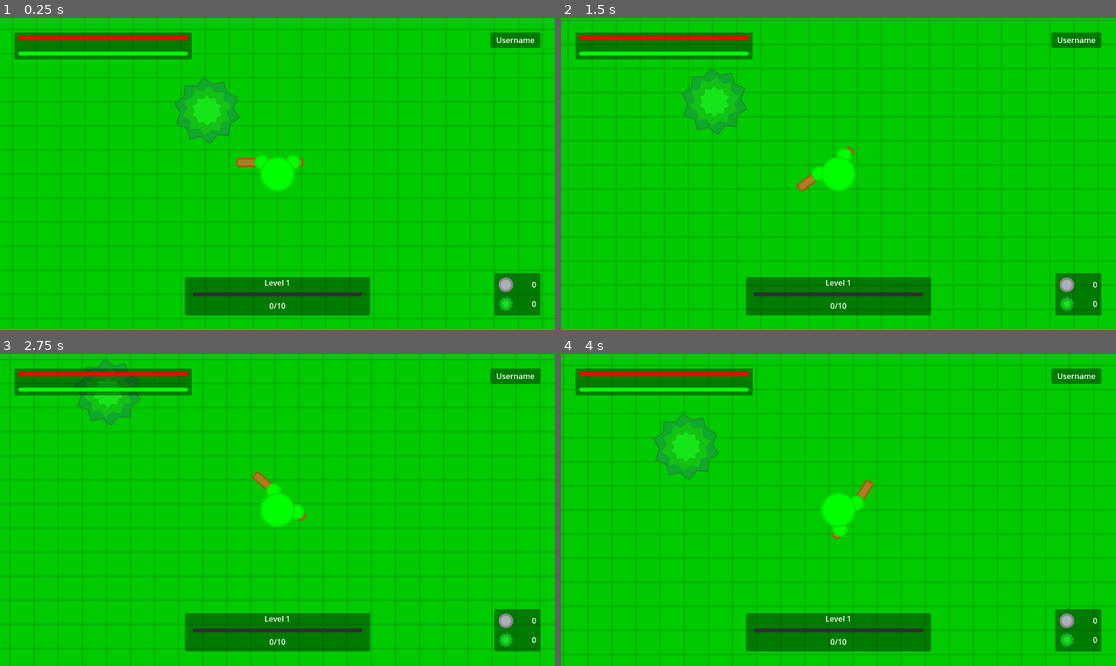
Above: before the commit, frames 1-4 (two rows, left to right).
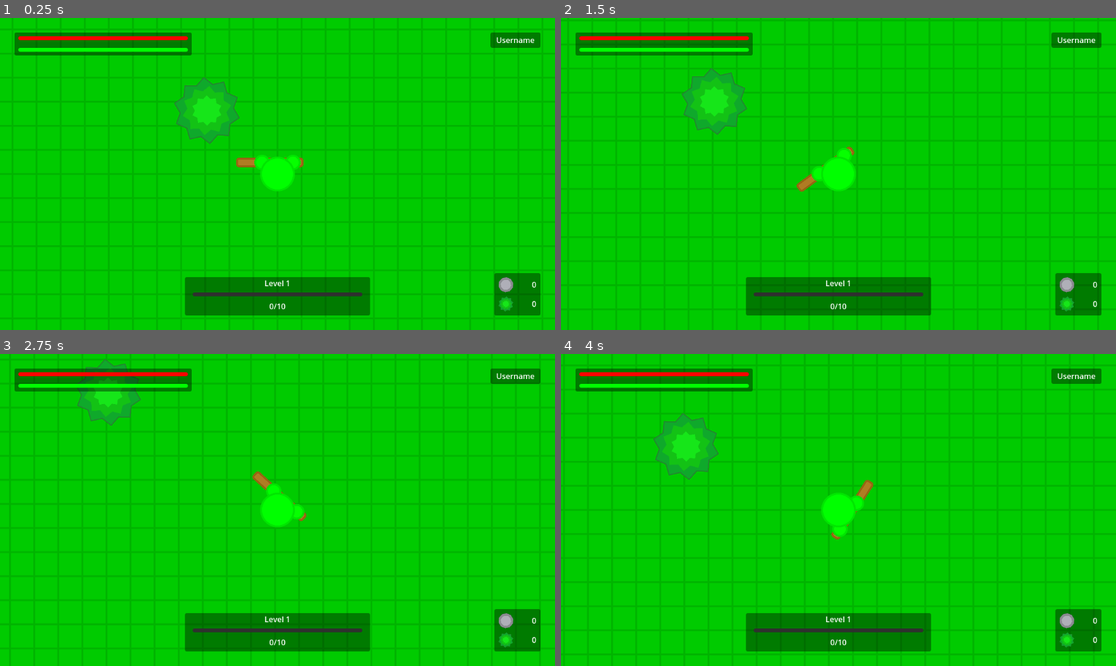
Above: after the commit, the same moments.

Repository: ColormaticStudios/runic-godot
Game: Godot game, scene res://scenes/world.tscn
Same seed, same stepped clock (60 frames per second), same inputs: the game is played once before the commit and once after it.
Inputs (mouse positions are in pixels of both pictures, inside the frame that each line leads up to):
- Up to frame 1 (0.25 s): no input
- Up to frame 2 (1.5 s): tap Enter at 0.5 s; move the mouse to (960, 158) at 0.52 s; press the mouse at (960, 158) at 0.53 s; hold D (move_right) 0.53-1.28 s; move the mouse to (727, 189) at 1.27 s; release the mouse at (727, 189) at 1.28 s; hold S (move_down) from 1.28 s (still down); click (727, 189) at 1.35 s
- Up to frame 3 (2.75 s): move the mouse to (333, 441) at 2.02 s; release S (move_down) at 2.03 s; press the mouse at (333, 441) at 2.03 s; hold D (move_right) from 2.03 s (still down)
- Up to frame 4 (4 s): move the mouse to (810, 572) at 2.77 s; release D (move_right) at 2.78 s; release the mouse at (810, 572) at 2.78 s; hold W (move_up) 2.78-3.53 s; click (810, 572) at 2.85 s; move the mouse to (1005, 556) at 3.52 s; press the mouse at (1005, 556) at 3.53 s; hold A (move_left) from 3.53 s (still down)

The runs differ from the first frame. In frame 1, 1.2% of the frame differs, in the area x 2-53%, y 9-94%; in frame 2, 1.2%; in frame 3, 1.2%; in frame 4, 1.2%.

Commit message:
change some offsets in the HUD

Diff:
--- a/data/character/hud.tscn
+++ b/data/character/hud.tscn
@@ -56,7 +56,7 @@
 [node name="bars" type="Panel" parent="."]
 layout_mode = 1
 offset_right = 368.0
-offset_bottom = 56.0
+offset_bottom = 48.0
 
 [node name="health" type="ProgressBar" parent="bars"]
 layout_mode = 0
@@ -72,9 +72,9 @@
 [node name="stamina" type="ProgressBar" parent="bars"]
 layout_mode = 0
 offset_left = 8.0
-offset_top = 40.0
+offset_top = 32.0
 offset_right = 360.0
-offset_bottom = 48.0
+offset_bottom = 40.0
 theme_override_styles/background = SubResource("StyleBoxFlat_5s1x0")
 theme_override_styles/fill = SubResource("StyleBoxFlat_31scb")
 value = 100.0
@@ -164,6 +164,7 @@
 offset_bottom = 26.0
 text = "Level 0"
 horizontal_alignment = 1
+vertical_alignment = 1
 clip_text = true
 
 [node name="level_bar" type="ProgressBar" parent="level"]
@@ -184,4 +185,5 @@
 offset_bottom = 74.0
 text = "0/100"
 horizontal_alignment = 1
+vertical_alignment = 1
 clip_text = true
